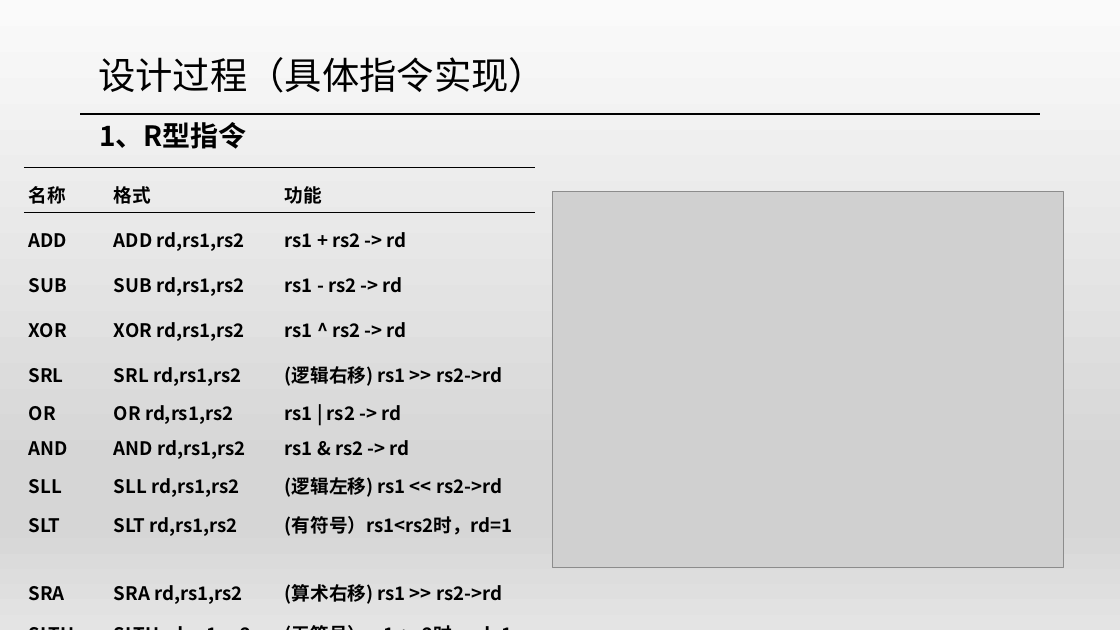
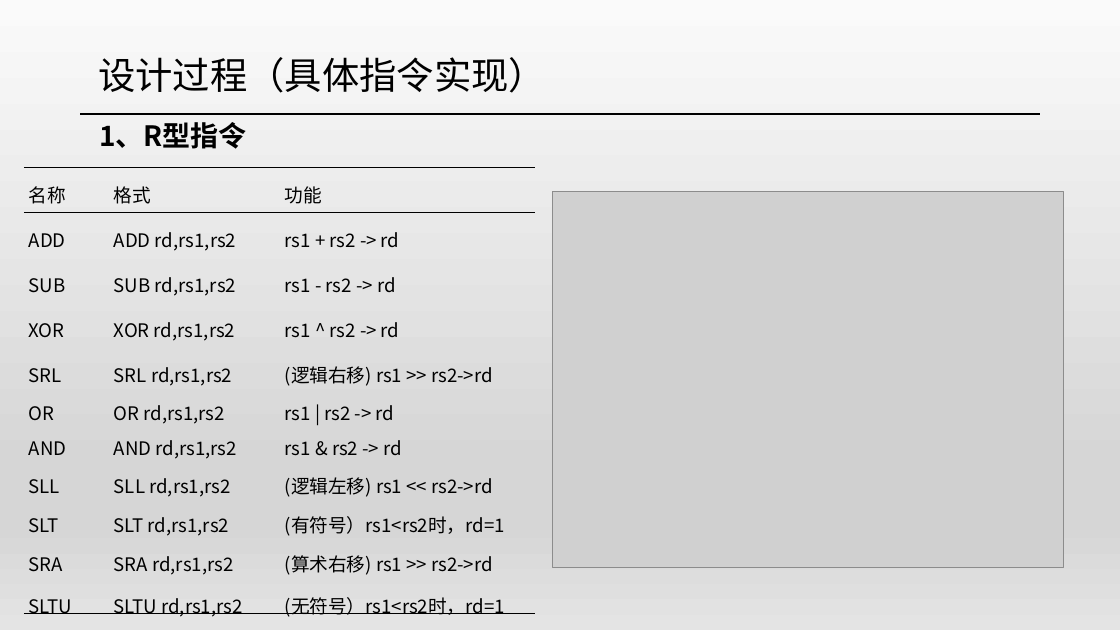
Before and after one commit to xht252/Cyber_RISC, a slide deck: slide 7 of ppt/硬件答辩.pptx. Drawn at 1120x630 pixels with LibreOffice and Linux fonts; fonts in the diff are those of the drawing; grey boxes stand for pictures. Boxes give left, top, right and bottom in pixels: in the first picture for what was removed or moved away, otherwise in the second. Text is boxed around its words. In the diff, an @@ line names an element or a change of style, - is before the commit and + after.

```diff
--- a/ppt/硬件答辩.pptx
+++ b/ppt/硬件答辩.pptx
@@ table at box(24, 167, 535, 621) @@
@@ bold off @@
```
Also in this commit, not shown: 2 other slides changed, 5 slides added, 2 other files.
